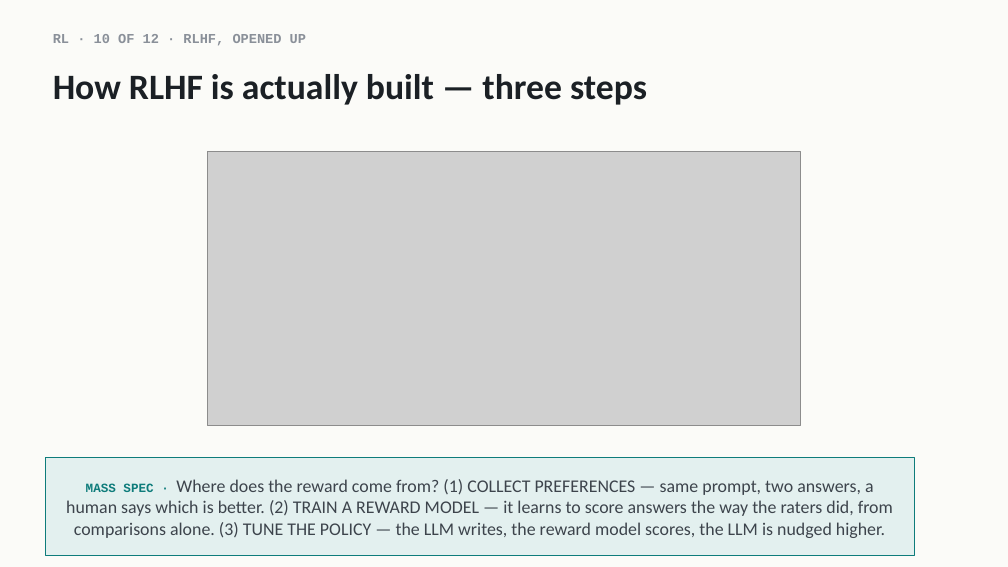
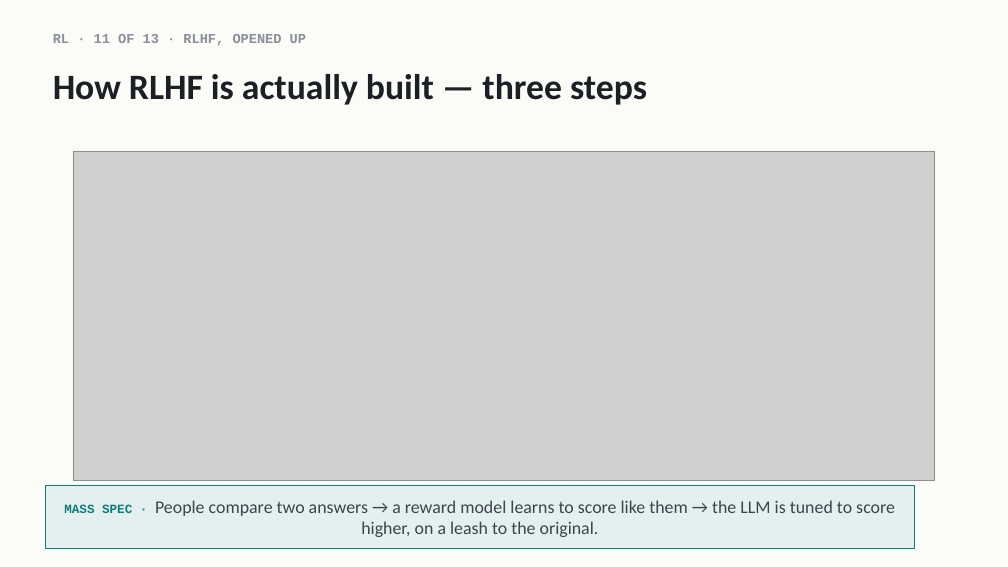
Before and after one commit to indigobio/msacl_dl_course, a slide deck: slide 20 of slides/pptx/lecture13_llms_landscape.pptx (slide 19 before the commit). Drawn at 1008x567 pixels with LibreOffice and Linux fonts; fonts in the diff are those of the drawing; grey boxes stand for pictures. Boxes give left, top, right and bottom in pixels: in the first picture for what was removed or moved away, otherwise in the second. Text is boxed around its words. In the diff, an @@ line names an element or a change of style, - is before the commit and + after.

```diff
--- a/slides/pptx/lecture13_llms_landscape.pptx
+++ b/slides/pptx/lecture13_llms_landscape.pptx
@@ text at box(53, 34, 306, 46): text changed @@
-RL · 10 OF 12 · RLHF, OPENED UP
+RL · 11 OF 13 · RLHF, OPENED UP
@@ picture: place and size @@
-picture at box(207, 151, 800, 426)
+picture at box(73, 151, 935, 480)
@@ rectangle "MASS SPEC · People compare ...": place and size @@
-rectangle "MASS SPEC · People compare ..." at box(45, 458, 915, 556)
+rectangle "MASS SPEC · People compare ..." at box(45, 485, 915, 548)
@@ text in rectangle at box(64, 500, 895, 537): text changed @@
-MASS SPEC · Where does the reward come from? (1) COLLECT PREFERENCES — same prompt, two answers, a human says which is better. (2) TRAIN A REWARD MODEL — it learns to score answers the way the raters did, from comparisons alone. (3) TUNE THE POLICY — the LLM writes, the reward model scores, the LLM is nudged higher.
+MASS SPEC · People compare two answers → a reward model learns to score like them → the LLM is tuned to score higher, on a leash to the original.
```
Also in this commit, not shown: 11 other slides changed, 1 slide added, 7 other files.
